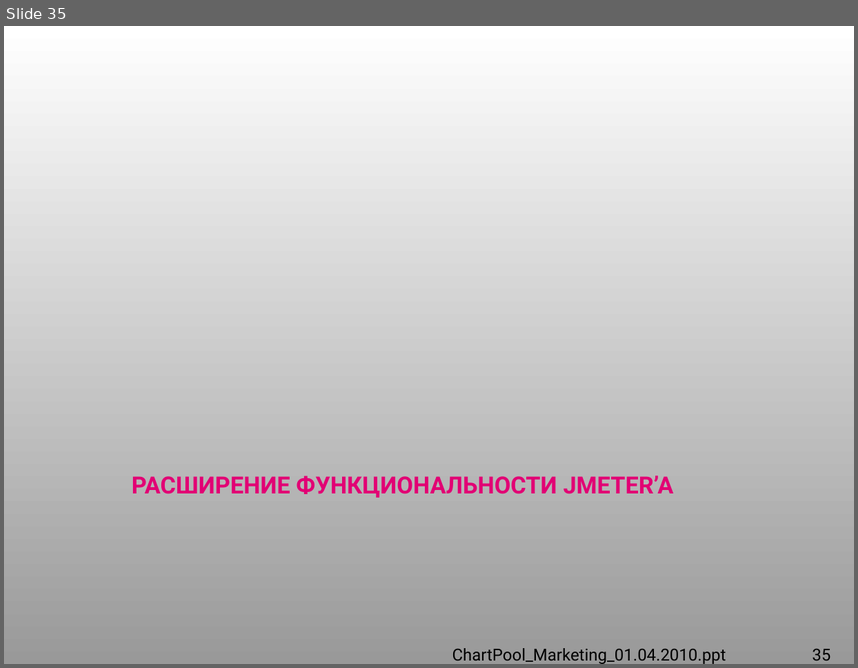
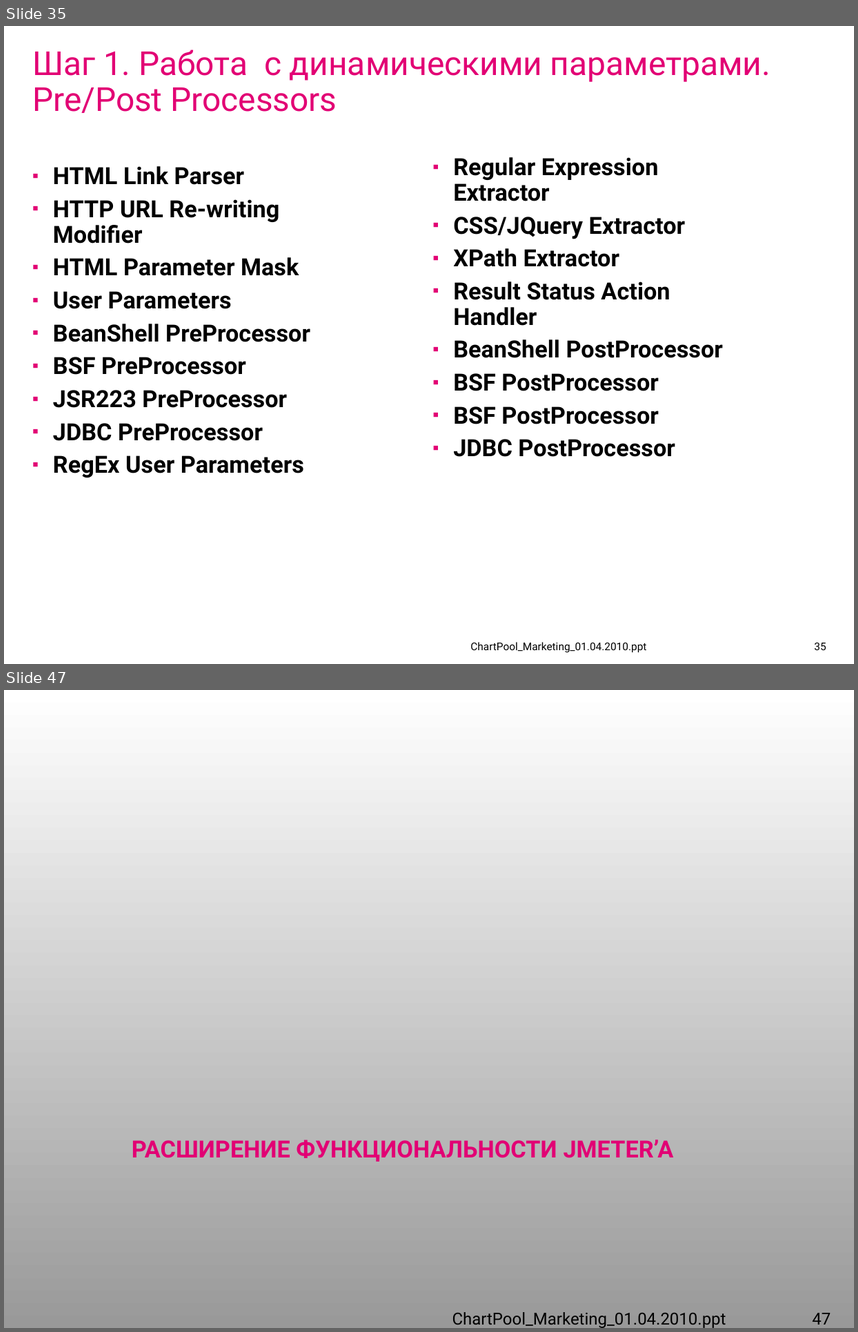
Before and after one commit to IvanCS/JMeterAvtoTestingDemo, a slide deck: documents/presentation.ppt. Shown one above the other, each under a label of ours: slide 35 before the commit, slides 35 and 47 after it; the slides between them are not shown. The pictures are 858x668 and 858x1332 pixels, drawn with LibreOffice and Linux fonts; fonts in the diff are those of the drawing; background and template pictures are left out. Boxes give left, top, right and bottom in pixels: in the first picture for what was removed or moved away, otherwise in the second. Text is boxed around its words. In the diff, an @@ line names an element or a change of style, - is before the commit and + after.

```diff
--- a/documents/presentation.ppt
+++ b/documents/presentation.ppt
@@ slide 35 added at [4,26,854,664], background #FFFFFF @@
@@ title added at [32,49,771,113], 28 pt, text #E20074 @@
+Шаг 1. Работа c динамическими параметрами.
+Pre/Post Processors
@@ text added at [53,166,310,477], 20 pt, text #000000, bold @@
+▪ HTML Link Parser
+▪ HTTP URL Re-writing Modifier
+▪ HTML Parameter Mask
+▪ User Parameters
+▪ BeanShell PreProcessor
+▪ BSF PreProcessor
+▪ JSR223 PreProcessor
+▪ JDBC PreProcessor
+▪ RegEx User Parameters
@@ text added at [453,157,723,457], 20 pt, text #000000, bold @@
+▪ Regular Expression Extractor
+▪ CSS/JQuery Extractor
+▪ XPath Extractor
+▪ Result Status Action Handler
+▪ BeanShell PostProcessor
+▪ BSF PostProcessor
+▪ BSF PostProcessor
+▪ JDBC PostProcessor
@@ text added at [470,641,646,653], 9 pt, text #000000 @@
+ChartPool_Marketing_01.04.2010.ppt
@@ page number added at [814,642,826,650], 9 pt, text #000000 @@
+35
@@ what was slide 35 is now slide 47 @@
@@ page number at [812,1312,831,1324]: text changed @@
-35
+47
```
Also in this commit, not shown: 9 slides changed, 11 other slides added, 26 other files.
